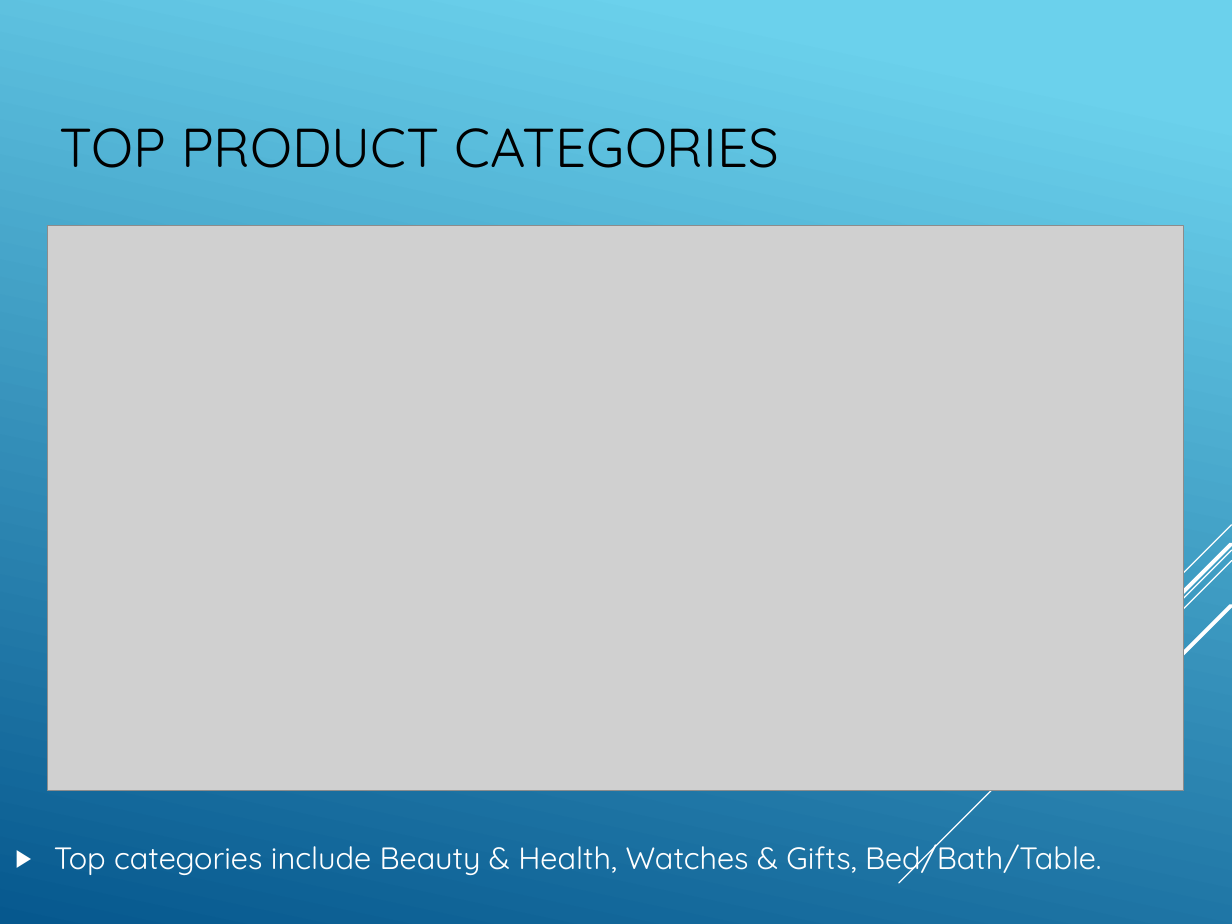
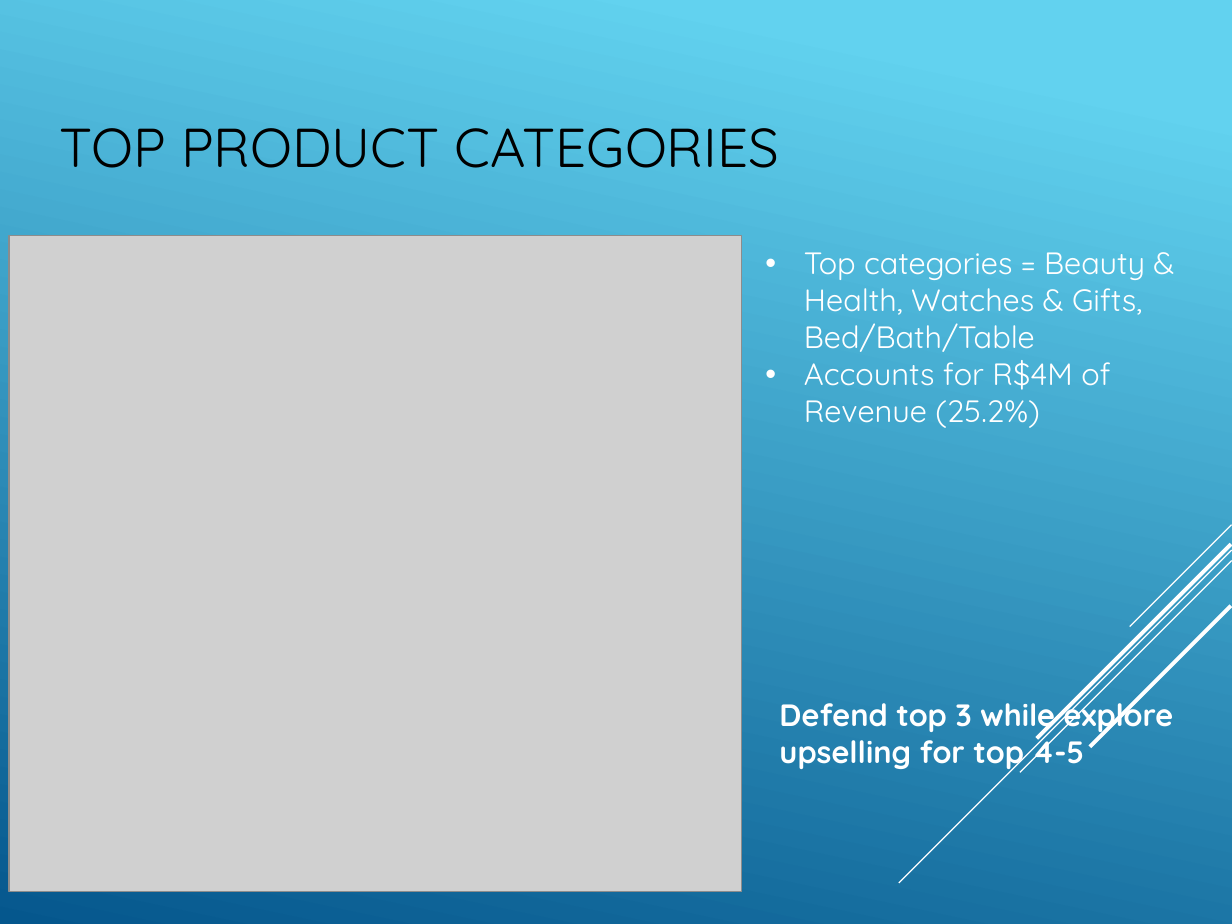
Before and after one commit to weihg27/ecommerce-project, a slide deck: slide 14 of slices/Olist_Ecommerce_Project_Presentation.pptx (slide 12 before the commit). Drawn at 1232x924 pixels with LibreOffice and Linux fonts; fonts in the diff are those of the drawing; grey boxes stand for pictures. Boxes give left, top, right and bottom in pixels: in the first picture for what was removed or moved away, otherwise in the second. Text is boxed around its words. In the diff, an @@ line names an element or a change of style, - is before the commit and + after.

```diff
--- a/slices/Olist_Ecommerce_Project_Presentation.pptx
+++ b/slices/Olist_Ecommerce_Project_Presentation.pptx
@@ background gradient #6ED2EB to #06588E to gradient #62D2EF to #05578D @@
@@ picture: place and size @@
-picture at [48, 225, 1184, 791]
+picture at [9, 235, 742, 891]
@@ text added at [804, 252, 1145, 428], 18 pt, text #FFFFFF @@
+• Top categories = Beauty & Health, Watches & Gifts, Bed/Bath/Table
+• Accounts for R$4M of Revenue (25.2%)
@@ text added at [779, 694, 1174, 772], 18 pt, text #FFFFFF, bold @@
+Defend top 3 while explore upselling for top 4-5
@@ text removed at [54, 837, 1101, 878] @@
-▶ Top categories include Beauty & Health, Watches & Gifts, Bed/Bath/Table.
```
Also in this commit, not shown: 7 other slides changed, 8 slides added, 4 slides removed, 4 other files.
